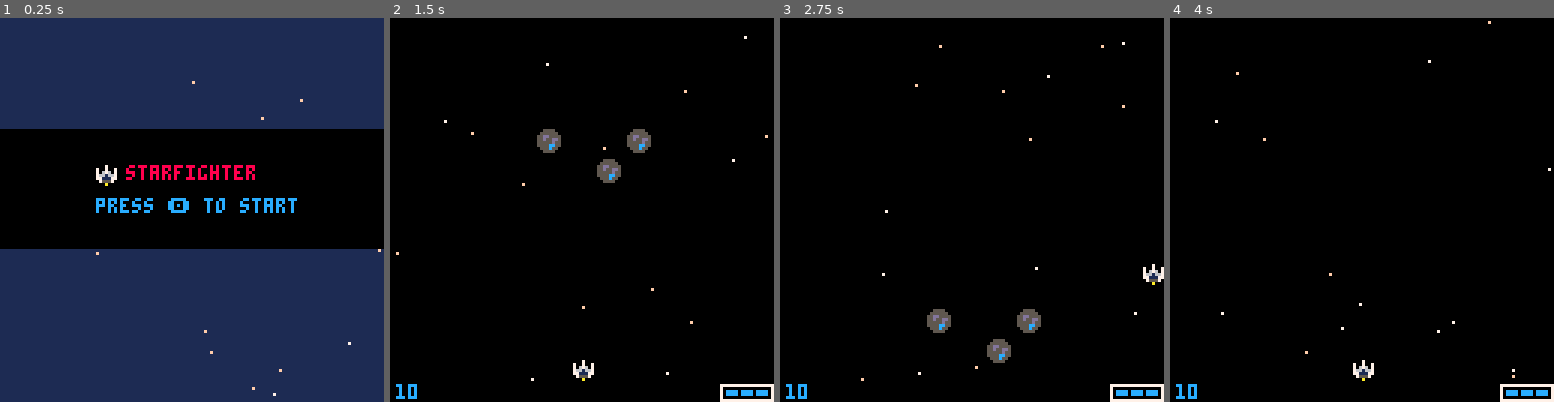
Above: before the commit, frames 1-4 (left to right).
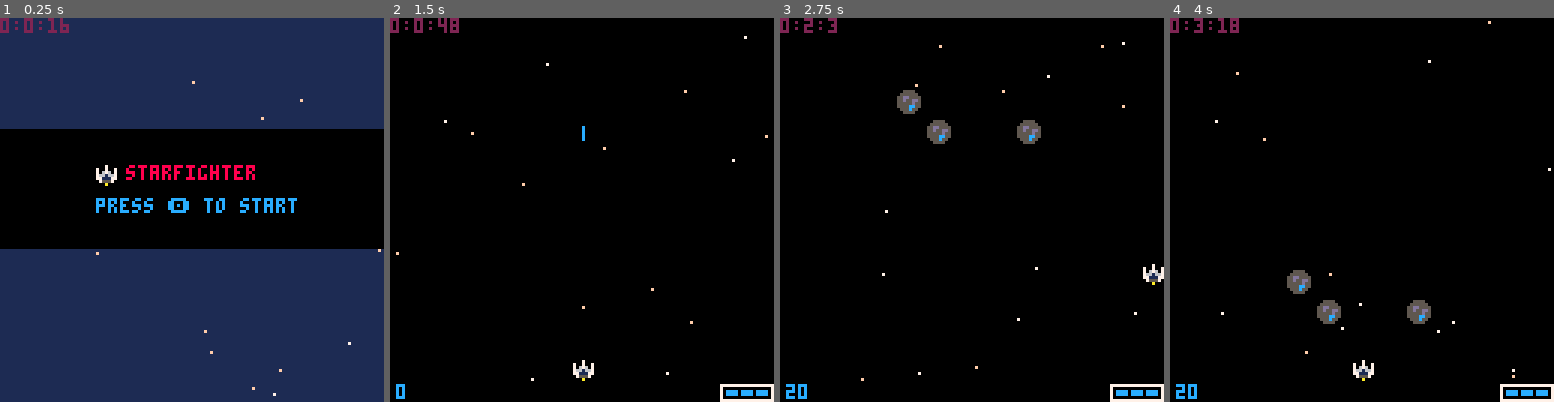
Above: after the commit, the same moments.

Repository: david-gm/pico-8
Game: PICO-8 cartridge starfighter.p8
The game is run twice, just before and just after one commit, with the same random seed, the same clock (stepped at 60 frames per second) and the same inputs.
Inputs:
- Up to frame 1 (0.25 s): no input
- Up to frame 2 (1.5 s): tap X (X key) at 0.33, 1.07 s; tap O (Z key) at 0.7 s
- Up to frame 3 (2.75 s): hold Right 1.6-2.1 s; tap O (Z key) at 1.7, 2.1, 2.5 s; tap X (X key) at 1.85 s; hold Up 2.15-2.42 s; hold Right from 2.47 s (still down)
- Up to frame 4 (4 s): tap O (Z key) at 2.9, 3.3, 3.7 s; tap X (X key) at 2.97 s; release Right at 3.03 s; hold Left 3.08-3.58 s; hold Down 3.63-3.97 s

The runs differ from the first frame. In frame 1, 0.3% of the frame differs, in the area x 0-18%, y 0-4%; in frame 2, 1.4%; in frame 3, 2.2%, in the area x 0-68%, y 0-99%; in frame 4, 1.3%.

Commit message:
added game-timer and added enemy time dependency

Diff:
--- a/starfighter.p8
+++ b/starfighter.p8
@@ -4,9 +4,11 @@
 -- star-fighter
 -- by david gmeindl
 function _init()
-	debug=true
-
-	⧗={g=0}
+	debug_msg=true
+
+	⧗={
+		g={f=0,s=0,m=0,t="0.0.0"}
+	}
 	score=0
 	stars={}
 	for i=1,16 do
@@ -19,7 +21,8 @@
 	end
 
 	setup()
-	init_lvl1()
+	lvl=1
+	reinit_lvl()
 	change_gamestate("start")
 end
 
@@ -30,18 +33,20 @@
 end
 
 function update_game()
-	update_timers()
 	controls()
 	update_stars()
 
 	update_player_states()
+ update_create_enemies()
 	update_enemy_states()
 
 	collision_detect()
+	update_timers()
 end
 
 function draw_game()
 	cls(0)
+	debugtxt(⧗.g.t)
 	for s in all(stars) do
 		pset(s.x,s.y,s.c)
 	end
@@ -51,20 +56,16 @@
 	draw_ui()
 end
 
-function update_timers()
-	⧗.g+=1
-	if ⧗.g==60 then
-		⧗.g=0
-	end
-end
+
 
 function update_start()
+	if (btnp(🅾️)) change_gamestate('game')
 	update_timers()
-	if (btnp(🅾️)) change_gamestate('game')
 end
 
 function draw_start()
 	cls(1)
+	debugtxt(⧗.g.t)
 	--[
  for s in all(stars) do
 		pset(s.x,s.y,s.c)
@@ -78,20 +79,22 @@
 end
 
 function update_gameover()
-	update_timers()
 	if btnp(🅾️) then
 		reinit_lvl(0)
 		change_gamestate('game')
 	end
+	update_timers()
 end
 
 function draw_gameover()
 	cls(1)
+	debugtxt(⧗.g.t)
 	print_mids("your score: "..score,64-15,8)
 	print_mids("press 🅾️ to restart",64-4,12)
 end
 
 function change_gamestate(state)
+	reset_timers()
 	if state=="start" then
 		_draw=draw_start
 		_update60=update_start
@@ -104,8 +107,8 @@
 	end
 end
 
-function reinit_lvl(lvl)
-	if lvl==0 then
+function reinit_lvl()
+	if lvl==1 then
 		init_lvl1()
 	end
 end
@@ -114,7 +117,7 @@
 	score=0
 	player=player:new(127/2-5/2,ui_s.y1-6)
 	enemies={}
-	create_enemies(0)
+	lvl=1
 end
 -->8
 -- game, classes and general functions
@@ -175,7 +178,26 @@
 	end
 	--formations
 	form={
-		halfcircle_bot={{-15,0},{-5,10},{5,10},{15,0}}
+		arc={{-25,0},{-15,10},{0,15},{15,10},{25,0}}
+	}
+end
+
+function update_timers()
+	⧗.g.f+=1
+	if ⧗.g.f==60 then
+		⧗.g.f=0
+		⧗.g.s+=1
+	end
+	if ⧗.g.s==60 then
+		⧗.g.s=0
+		⧗.g.m+=1
+	end
+	⧗.g.t=⧗.g.m..":"..⧗.g.s..":"..⧗.g.f
+end
+
+function reset_timers()
+	⧗={
+		g={f=0,s=0,m=0,t="0.0.0"}
 	}
 end
 
@@ -263,7 +285,7 @@
 end
 
 function debugtxt(txt)
-	if (not debug) return
+	if (not debug_msg) return
 	print(txt,0,0,2)
 end
 -->8
@@ -374,17 +396,28 @@
  	--debugtxt('#e: '..#enemies)
 end
 
-function create_enemies(lvl)
-	if lvl==0 then
-		local f=form["halfcircle_bot"]
-		for i=1,#f do
-			local _x=64+f[i][1]
-			local _y=0+f[i][2]
-
-			add(enemies,enemy:new(8,8,16,
+function update_create_enemies()
+	if lvl==1 then
+		if ⧗.g.t=="0:0:30" then
+ 		local f=form.arc
+ 		for i=1,#f do
+ 			local _x=64+f[i][1]
+ 			local _y=-50+f[i][2]
+ 			enemy_templates("metroid_lvl1",_x,_y)
+ 		end
+		end
+	end
+end
+
+function enemy_templates(e_str,_x,_y)
+	if e_str=="metroid_lvl1" then
+		add(enemies,enemy:new(8,8,16,
 			--state,life,dmg,points
-				vec_st:new(_x,_y,0,0.8),1,1,10))
-		end
+			vec_st:new(_x,_y,0,0.8),1,1,10))
+	elseif e_str=="metroid_lvl2" then
+		add(enemies,enemy:new(8,8,16,
+			--state,life,dmg,points
+			vec_st:new(_x,_y,0,1.0),2,1,20))
 	end
 end
 __gfx__
Not shown, changed: the sound effects (__sfx__) section of starfighter.p8
